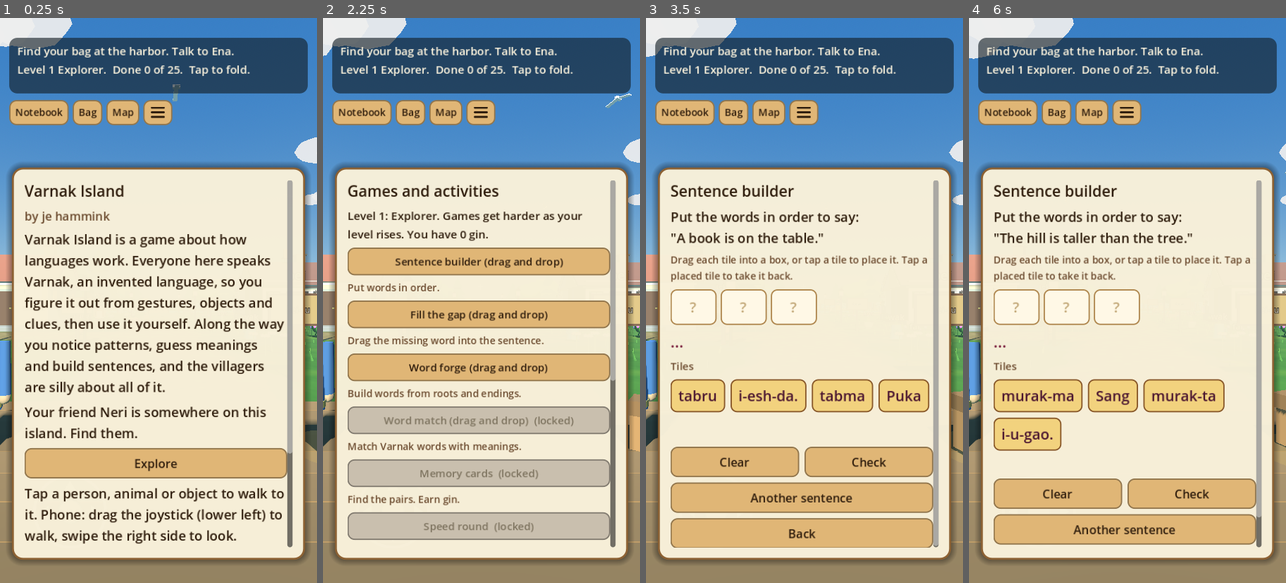
Above: before the commit, frames 1-4 (left to right).
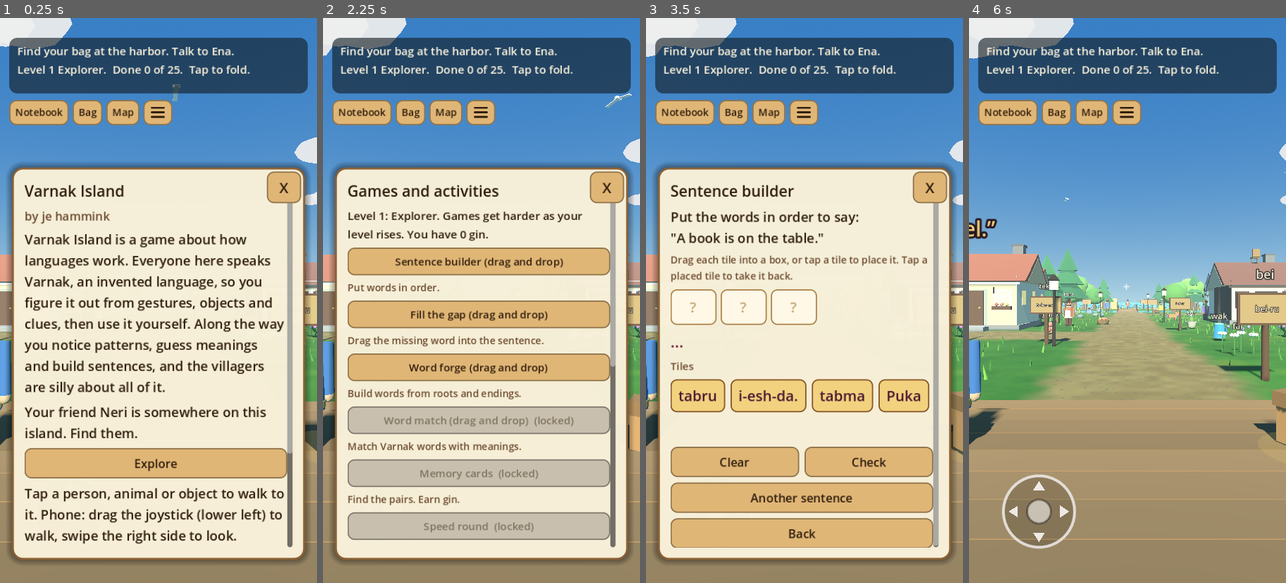
Above: after the commit, the same moments.

Repository: hamminkj/varnak-island
Game: Godot game, scene res://main.tscn
Two runs of this game, one before a commit and one after it. Both use one fixed random seed, a clock stepped at 60 frames per second and the inputs below.
Inputs (mouse positions are in pixels of both pictures, inside the frame that each line leads up to):
- Up to frame 1 (0.25 s): no input
- Up to frame 2 (2.25 s): click "Notebook" at 0.5 s; click (481, 114) at 1.25 s; click "Games and activities" at 2 s
- Up to frame 3 (3.5 s): click "Sentence builder (drag and dr…" at 2.75 s
- Up to frame 4 (6 s): click "Another sentence" at 3.5 s; click "Another sentence" at 4.25 s; click "Back" at 5 s; click (1254, 187) at 5.75 s, where only the run after the commit has a clickable "X"

The runs differ from the first frame. In frame 1, 0.6% of the frame differs, in the area x 84-96%, y 27-33%; in frame 2, 0.6%; in frame 3, 0.6%; in frame 4, 66%, in the area x 0-100%, y 0-97%.

Commit message:
Add close X on menus, villager errands in Varnak, review rusty words game
Co-Authored-By: Claude Sonnet 5.5 <noreply@anthropic.com>
Claude-Session: https://claude.ai/code/session_01KtdAfpvfFKLaiXJyS7je7X

Diff:
--- a/main.gd
+++ b/main.gd
@@ -34,6 +34,7 @@
 var prompt: Label
 var toast_label: Label
 var panel: PanelContainer
+var close_x: Button
 var content: VBoxContainer
 var interact_button: Button
 var marker: MeshInstance3D
@@ -1399,6 +1400,19 @@
 	content.add_theme_constant_override("separation",8)
 	scroll.add_child(content)
 	panel.hide()
+	close_x = Button.new()
+	close_x.name = "CloseX"
+	close_x.text = "X"
+	close_x.add_theme_font_size_override("font_size", 22)
+	close_x.set_anchors_and_offsets_preset(Control.PRESET_TOP_RIGHT)
+	close_x.offset_left = -76
+	close_x.offset_right = -24
+	close_x.offset_top = 232
+	close_x.offset_bottom = 280
+	close_x.pressed.connect(close_panel)
+	close_x.hide()
+	ui.add_child(close_x)
+	panel.visibility_changed.connect(func(): close_x.visible = panel.visible)
 	marker = MeshInstance3D.new()
 	var ring = CylinderMesh.new()
 	ring.top_radius = 0.6
@@ -4529,7 +4543,8 @@
 		["Market rush", market_rush, completed.has("market"), "Serve Ketu's customers. Unlocks after Ketu's quest."],
 		["Verb builder", show_verb_builder.bind(-1), true, "Choose the pieces of a verb."],
 		["False friends", false_friends.bind(true), true, "Varnak words that look like English. Don't be fooled!"],
-		["What's that sound?", sound_game.bind(true), true, "Match sound words borrowed from Guarani to what you hear."]
+		["What's that sound?", sound_game.bind(true), true, "Match sound words borrowed from Guarani to what you hear."],
+		["Review rusty words", review_rusty, discovered.size() >= 3, "Words you have found but not yet mastered."]
 	]
 	for g in games:
 		var b = button(g[0] + ("" if g[2] else "  (locked)"), g[1], content)
@@ -5322,6 +5337,7 @@
 	button("Play a prank", prank_menu.bind(id), content)
 	button("Tell a joke", joke_menu.bind(id), content)
 	button("Give a gift", gift_menu.bind(id), content)
+	button("Ask for an errand", errand_menu.bind(id), content)
 	button("Ask: Ti ta-seng-ha?", feel.bind(id), content)
 	if int(friend.get(id, 0)) >= 5:
 		button("Ask about a secret" + ("  [ok]" if mastered.has("sec:" + id) else ""), secret.bind(id), content)
@@ -5532,6 +5548,79 @@
 		react(id, sv, se, "Maki! " + g.capitalize() + " i-wai!", "No! " + Data.GIFT_WORDS[g].capitalize() + " is bad!", "disgust", -1)
 	else:
 		react(id, sv, se, "K-ta-har-da.", "Thank you.", "happy", 1)
+
+var errand: Dictionary = {}
+
+func errands_done() -> int:
+	var n = 0
+	for m in mastered:
+		if str(m).begins_with("errand:"): n += 1
+	return n
+
+func errand_have(g: String) -> int:
+	match g:
+		"tari": return fish_caught
+		"panak": return inventory.count("bread")
+		"cha": return inventory.count("tea")
+		"bombom": return inventory.count("candy")
+		"ret-gor": return inventory.count("hotdog")
+	return 0
+
+func errand_take(g: String, n: int):
+	for i in range(n):
+		match g:
+			"tari": fish_caught -= 1
+			"panak": inventory.erase("bread")
+			"cha": inventory.erase("tea")
+			"bombom": inventory.erase("candy")
+			"ret-gor": inventory.erase("hotdog")
+
+func errand_menu(id: String):
+	compact_buttons.call_deferred()
+	talk_partner = id
+	clear_panel(id.capitalize() + "'s errand")
+	add_portrait(id)
+	var nums = ["", "yan", "vel", "mur"]
+	if errand.is_empty() or errand.get("npc", "") != id:
+		var pp: Dictionary = Data.PEOPLE[id]
+		var pool: Array = []
+		for g in ["tari", "panak", "cha", "bombom", "ret-gor"]:
+			if not pp["hates"].has(g): pool.append(g)
+		var lv = level()
+		var maxn = 1 if lv < 2 else (2 if lv < 3 else 3)
+		errand = {"npc": id, "item": pool[randi() % pool.size()], "n": 1 + randi() % maxn}
+	var g: String = errand["item"]
+	var n: int = errand["n"]
+	for w in ["yan", "vel", "mur", "tnaveno", g]: learn(w)
+	text_line(id.capitalize() + " has a request. Listen carefully:", 17)
+	varnak_banner(nums[n].capitalize() + " " + g + " t-na-ven-o-ye.")
+	var en = text_line("(Tap Show meaning if you need it.)", 16)
+	button("Show meaning", func(): en.text = "(" + str(n) + " " + Data.GIFT_WORDS[g].trim_prefix("a ") + ", I need.)", content)
+	text_line("You have " + str(errand_have(g)) + " " + g + ". Ketu sells panak, cha, bombom and ret-gor for one gin each. Fish come from the river.", 16)
+	var b = button("Deliver: " + nums[n] + " " + g, errand_deliver.bind(id), content)
+	b.disabled = errand_have(g) < n
+	button("Not now", chat_menu.bind(id), content)
+
+func errand_deliver(id: String):
+	var g: String = errand["item"]
+	var n: int = errand["n"]
+	if errand_have(g) < n: return
+	errand_take(g, n)
+	errand = {}
+	var nums = ["", "yan", "vel", "mur"]
+	var reward = n
+	gin += reward
+	master("errand:" + str(errands_done() + 1))
+	react(id, nums[n] + " " + g + " ki-ru!", str(n) + " " + Data.GIFT_WORDS[g].trim_prefix("a ") + ", here!", "K-ta-har-da! " + nums[n].capitalize() + " " + g + "! I-ho!", "Thank you! Exactly what I asked for! (+" + str(reward) + " gin, errands done: " + str(errands_done()) + ")", "happy", 2)
+
+func review_rusty():
+	var pool: Array = []
+	for w in discovered:
+		if words.has(w) and not mastered.has("w:" + w): pool.append(w)
+	if pool.is_empty():
+		message("Nothing rusty", "Every word you have found is mastered. Explore for new ones, or try Practice for phrases.")
+		return
+	practice_word(pool)
 
 func feel(id: String):
 	learn("-ha")
--- a/smoke_test.gd
+++ b/smoke_test.gd
@@ -961,6 +961,27 @@
 	print("PASS: sixth expansion: chat, compliments, teasing, jokes, gifts, moods, secrets, friends quest, reactions, portrait")
 	print("PASS: fifth expansion: gossip, evidentials, replies, strange things, rumors, news, parrot, fish rain, rolling fruit")
 	print("PASS: fourth expansion: drag and drop, gap fill, forge, match, challenges, memory, market rush, speed round, levels")
+	# ninth: close X, errands, review
+	game.talk("mira")
+	assert(game.close_x.visible and game.panel.visible)
+	game.close_x.pressed.emit()
+	assert(not game.panel.visible and not game.close_x.visible)
+	game.inventory.clear()
+	game.gin = 0
+	game.friend["mira"] = 0
+	game.errand = {"npc": "mira", "item": "panak", "n": 2}
+	game.errand_menu("mira")
+	assert(has_any("Vel panak t-na-ven-o-ye"))
+	game.inventory.append_array(["bread", "bread"])
+	game.errand_deliver("mira")
+	assert(game.gin == 2 and not game.inventory.has("bread") and game.errands_done() == 1 and game.errand.is_empty())
+	game.errand_menu("ketu")
+	assert(not game.errand.is_empty())
+	game.errand = {}
+	game.discovered.append_array(["wak", "guro", "kor"])
+	game.review_rusty()
+	assert(game.panel.visible)
+	print("PASS: ninth expansion: close X, errands, review")
 	print("PASS: third expansion: quest box, shop, dog, mail, hide and seek, riddles, treasure, sea stars, ferry, builders, sky")
 	print("PASS: second expansion quests, marks, picking, auto-walk, reachability, travel, map")
 	print("PASS: expansion data, sentence cards, doors, counting, fishing, workshop, practice, entities, world state, persistence")
Not shown, changed: docs/index.html
Not shown, changed: docs/index.pck
